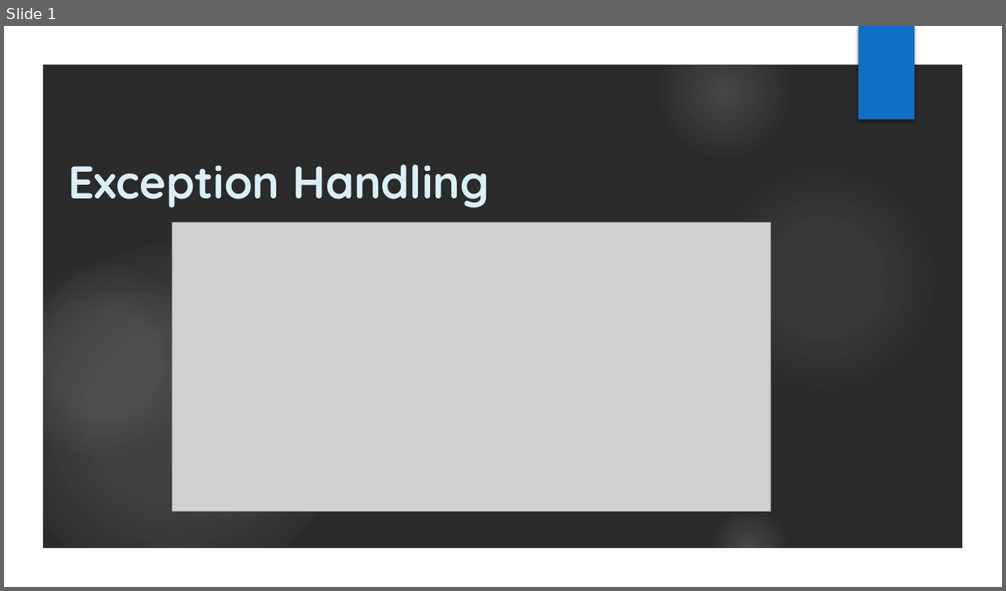
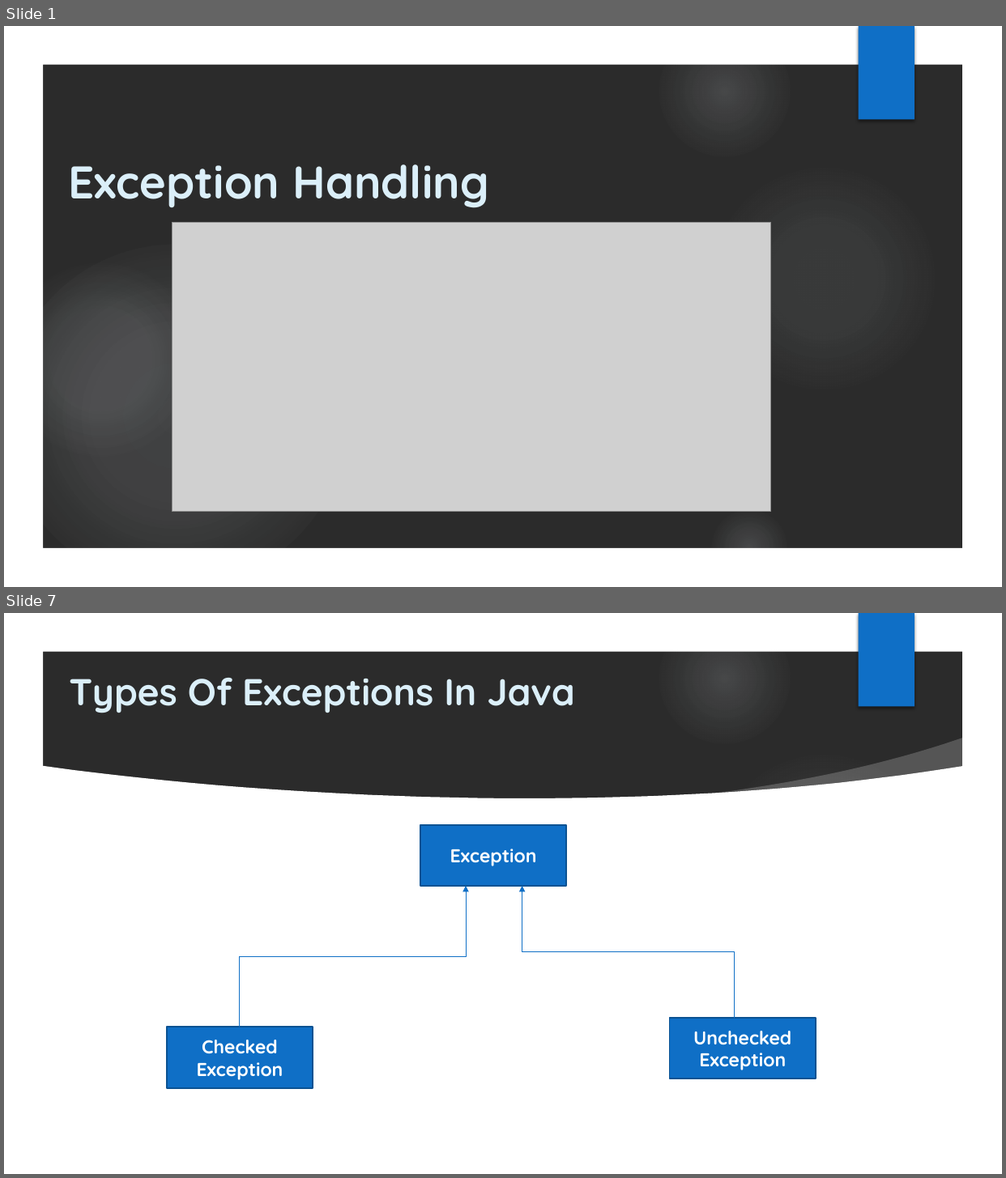
Before and after one commit to Sandesh151994/Core_Java_Notes, a slide deck: Exception_Handling.pptx. Shown one above the other, each under a label of ours: slide 1 before the commit, slides 1 and 7 after it; the slides between them are not shown. The pictures are 1006x591 and 1006x1178 pixels, drawn with LibreOffice and Linux fonts; fonts in the diff are those of the drawing; grey boxes stand for pictures; background and template pictures are left out; a plain dark background stands for a picture behind light text. Boxes give left, top, right and bottom in pixels: in the first picture for what was removed or moved away, otherwise in the second. Text is boxed around its words. In the diff, an @@ line names an element or a change of style, - is before the commit and + after.

Commit message:
Exception Handling commit

```diff
--- a/Exception_Handling.pptx
+++ b/Exception_Handling.pptx
@@ slide 7 added at <box>4,613,1002,1174</box>, background picture (left out); not listed: 7 template elements that a slide beside it also shows @@
@@ title added at <box>69,678,574,713</box>, 36 pt, text #DBEFF9, bold @@
+Types Of Exceptions In Java
@@ freeform shape added at <box>698,738,971,820</box>, fill #FFFFFF at 20% opacity @@
@@ freeform shape added at <box>41,766,965,1137</box>, fill #FFFFFF @@
@@ rectangle added at <box>420,825,566,886</box>, fill #0F6FC6, outline #0B5292 1.5 pt, 18 pt, text #FFFFFF, bold @@
+Exception
@@ elbow arrow added from (240, 1027) to (466, 886), #0F6FC6 0.75 pt @@
@@ elbow arrow added from (735, 1018) to (522, 886), #0F6FC6 0.75 pt @@
@@ rectangle added at <box>670,1018,816,1080</box>, fill #0F6FC6, outline #0B5292 1.5 pt, 18 pt, text #FFFFFF, bold @@
+Unchecked Exception
@@ rectangle added at <box>167,1027,313,1088</box>, fill #0F6FC6, outline #0B5292 1.5 pt, 18 pt, text #FFFFFF, bold @@
+Checked
+Exception
```
Also in this commit, not shown: 1 slide changed, 13 other slides added.
